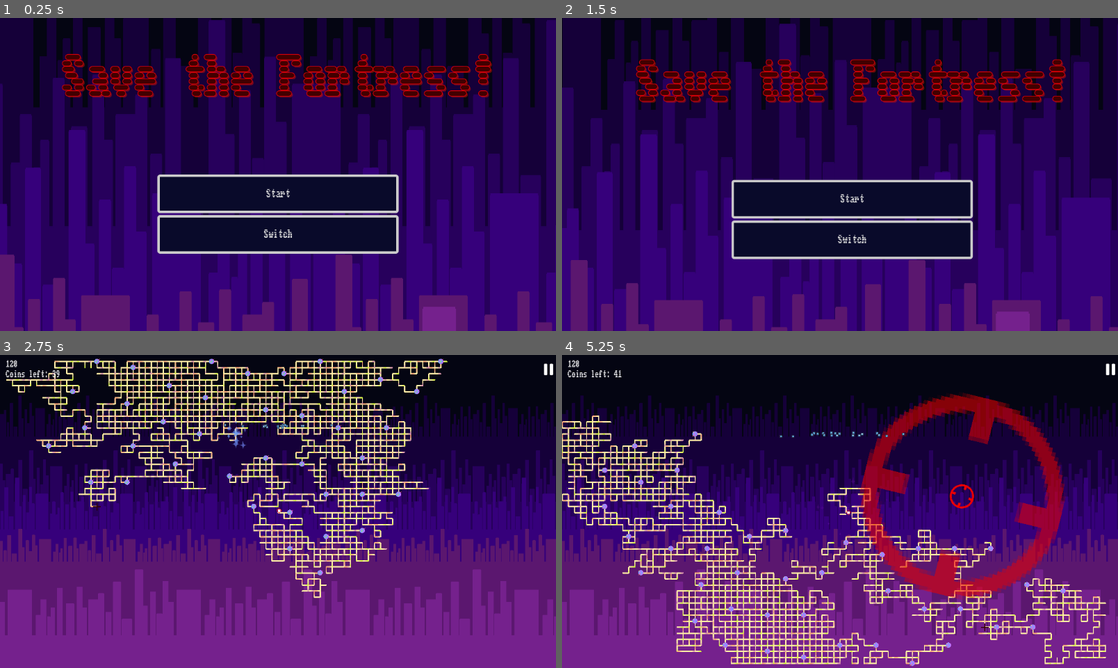
Above: before the commit, frames 1-4 (two rows, left to right).
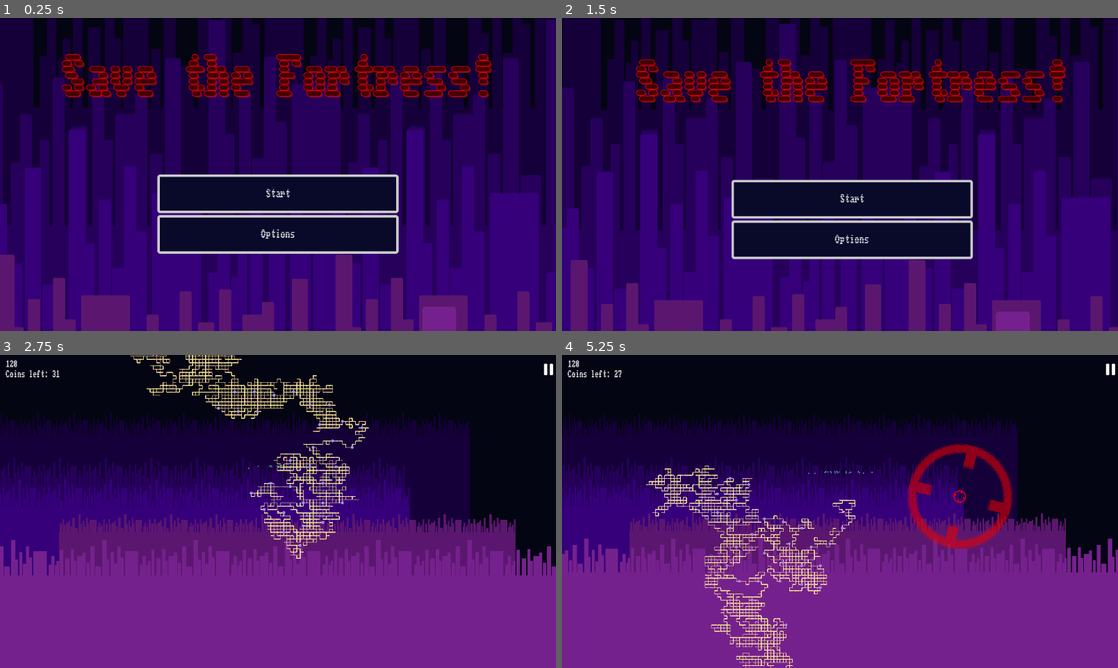
Above: after the commit, the same moments.

Repository: Kurooco/TwoDays
Game: Godot game, scene res://scenes/game_manager.tscn
Two runs of this game, one before a commit and one after it. Both use one fixed random seed, a clock stepped at 60 frames per second and the inputs below. The engine's default icon, where the game draws it, is replaced by a stand-in: a white triangle on a blue panel in a dark square.
Inputs (mouse positions are in pixels of both pictures, inside the frame that each line leads up to):
- Up to frame 1 (0.25 s): no input
- Up to frame 2 (1.5 s): click "Switch" (after the commit: "Options") at 0.5 s; click "Back" at 1.25 s
- Up to frame 3 (2.75 s): click "Start" at 2 s
- Up to frame 4 (5.25 s): click (1112, 370) at 2.75 s; click "Go to Main Menu" at 3.5 s; click "Start" at 4.25 s; tap Enter at 5 s; move the mouse to (962, 495) at 5.02 s; hold D (right) from 5.03 s (still down); click (962, 495) at 5.1 s

The runs differ from the first frame. In frame 1, 0.1% of the frame differs, in the area x 46-53%, y 67-71%; in frame 2, less than 0.1%; in frame 3, 46%; in frame 4, 48%, in the area x 0-100%, y 4-100%.

Commit message:
created audio menu

Diff:
--- /dev/null
+++ b/default_bus_layout.tres
@@ -0,0 +1,15 @@
+[gd_resource type="AudioBusLayout" format=3 uid="uid://csuuq80m8r2sp"]
+
+[resource]
+bus/1/name = &"music"
+bus/1/solo = false
+bus/1/mute = false
+bus/1/bypass_fx = false
+bus/1/volume_db = 0.0
+bus/1/send = &"Master"
+bus/2/name = &"sfx"
+bus/2/solo = false
+bus/2/mute = false
+bus/2/bypass_fx = false
+bus/2/volume_db = 0.0
+bus/2/send = &"Master"
--- a/project.godot
+++ b/project.godot
@@ -37,7 +37,7 @@
 }
 down={
 "deadzone": 0.5,
-"events": [Object(InputEventKey,"resource_local_to_scene":false,"resource_name":"","device":-1,"window_id":0,"alt_pressed":false,"shift_pressed":false,"ctrl_pressed":false,"meta_pressed":false,"pressed":false,"keycode":0,"physical_keycode":68,"key_label":0,"unicode":100,"echo":false,"script":null)
+"events": [Object(InputEventKey,"resource_local_to_scene":false,"resource_name":"","device":-1,"window_id":0,"alt_pressed":false,"shift_pressed":false,"ctrl_pressed":false,"meta_pressed":false,"pressed":false,"keycode":0,"physical_keycode":83,"key_label":0,"unicode":115,"echo":false,"script":null)
 , Object(InputEventKey,"resource_local_to_scene":false,"resource_name":"","device":-1,"window_id":0,"alt_pressed":false,"shift_pressed":false,"ctrl_pressed":false,"meta_pressed":false,"pressed":false,"keycode":0,"physical_keycode":4194322,"key_label":0,"unicode":0,"echo":false,"script":null)
 ]
 }
--- a/resources/button_theme.tres
+++ b/resources/button_theme.tres
@@ -1,7 +1,8 @@
-[gd_resource type="Theme" load_steps=4 format=3 uid="uid://dqbpmu56mfygv"]
+[gd_resource type="Theme" load_steps=7 format=3 uid="uid://dqbpmu56mfygv"]
 
 [ext_resource type="FontFile" uid="uid://m2cn4sx6v0gg" path="res://fonts/Workbench-Regular-VariableFont_BLED,SCAN.ttf" id="1_y5of6"]
 [ext_resource type="StyleBox" uid="uid://c4l6ghylabytv" path="res://resources/button_background.tres" id="2_bkc0s"]
+[ext_resource type="Texture2D" uid="uid://b3vpyal4pxgck" path="res://art/explosion.png" id="3_u65fk"]
 
 [sub_resource type="StyleBoxFlat" id="StyleBoxFlat_5jtfs"]
 bg_color = Color(0.035756, 0.0416729, 0.163822, 1)
@@ -17,8 +18,21 @@
 shadow_color = Color(1, 1, 1, 0.607843)
 shadow_size = 5
 
+[sub_resource type="StyleBoxFlat" id="StyleBoxFlat_bdkfl"]
+bg_color = Color(0.904088, 0.457365, 0.207962, 1)
+
+[sub_resource type="StyleBoxFlat" id="StyleBoxFlat_quu6s"]
+bg_color = Color(0.92745, 0.436293, 0.189874, 1)
+
 [resource]
 Button/font_sizes/font_size = 20
 Button/fonts/font = ExtResource("1_y5of6")
 Button/styles/hover = SubResource("StyleBoxFlat_5jtfs")
 Button/styles/normal = ExtResource("2_bkc0s")
+HSlider/constants/center_grabber = 50
+HSlider/icons/grabber = ExtResource("3_u65fk")
+HSlider/icons/grabber_highlight = ExtResource("3_u65fk")
+HSlider/styles/grabber_area = SubResource("StyleBoxFlat_bdkfl")
+HSlider/styles/grabber_area_highlight = SubResource("StyleBoxFlat_quu6s")
+Label/font_sizes/font_size = 20
+Label/fonts/font = ExtResource("1_y5of6")
--- /dev/null
+++ b/resources/menu_panel.tres
@@ -0,0 +1,8 @@
+[gd_resource type="StyleBoxFlat" format=3 uid="uid://ci6ctg8r625dj"]
+
+[resource]
+bg_color = Color(0, 0, 0, 0.823529)
+corner_radius_top_left = 20
+corner_radius_top_right = 20
+corner_radius_bottom_right = 20
+corner_radius_bottom_left = 20
--- a/scenes/coin.tscn
+++ b/scenes/coin.tscn
@@ -1,8 +1,9 @@
-[gd_scene load_steps=18 format=3 uid="uid://ceelw5x4xkrhp"]
+[gd_scene load_steps=19 format=3 uid="uid://ceelw5x4xkrhp"]
 
 [ext_resource type="Script" path="res://scripts/coin.gd" id="1_35rb2"]
 [ext_resource type="Texture2D" uid="uid://drecvgltrqi1s" path="res://art/box_animation.png" id="2_e0y0s"]
 [ext_resource type="Texture2D" uid="uid://xhydlo27cafe" path="res://art/white_sparkle.png" id="3_scsbf"]
+[ext_resource type="AudioStream" uid="uid://8xgwvxrctotc" path="res://sound/coin (1).wav" id="4_2rb5q"]
 
 [sub_resource type="RectangleShape2D" id="RectangleShape2D_t8ta5"]
 size = Vector2(78, 68)
@@ -127,6 +128,11 @@
 scale_amount_max = 4.0
 color_ramp = SubResource("Gradient_5hknc")
 
+[node name="AudioStreamPlayer2D" type="AudioStreamPlayer2D" parent="."]
+stream = ExtResource("4_2rb5q")
+volume_db = 12.0
+bus = &"sfx"
+
 [connection signal="body_entered" from="." to="." method="_on_body_entered"]
 [connection signal="tree_exiting" from="." to="." method="_on_tree_exiting"]
 [connection signal="hidden" from="AnimatedSprite2D" to="." method="_on_animated_sprite_2d_hidden"]
--- a/scenes/game_options_menu.tscn
+++ b/scenes/game_options_menu.tscn
@@ -1,12 +1,22 @@
-[gd_scene load_steps=3 format=3 uid="uid://jb72pdaf4dvy"]
+[gd_scene load_steps=4 format=3 uid="uid://jb72pdaf4dvy"]
 
 [ext_resource type="PackedScene" uid="uid://cq42jpp6r5j5q" path="res://scenes/option_menu.tscn" id="1_7po05"]
 [ext_resource type="PackedScene" uid="uid://dgli77mh004mr" path="res://scenes/switch_screen_button.tscn" id="2_5pbqo"]
+[ext_resource type="StyleBox" uid="uid://ci6ctg8r625dj" path="res://resources/menu_panel.tres" id="2_qfv3s"]
 
 [node name="Control" instance=ExtResource("1_7po05")]
+
+[node name="Panel" parent="." index="1"]
+theme_override_styles/panel = ExtResource("2_qfv3s")
 
 [node name="SwitchScreenButton" parent="Panel/VBoxContainer" index="0" instance=ExtResource("2_5pbqo")]
 layout_mode = 2
 text = "Go to Main Menu"
 scene = "res://scenes/menu.tscn"
 replacement_mode = 2
+
+[node name="SwitchScreenButton2" parent="Panel/VBoxContainer" index="1" instance=ExtResource("2_5pbqo")]
+layout_mode = 2
+text = "Adjust Volume"
+scene = "res://scenes/volume_menu.tscn"
+hide_previous_screen = true
--- a/scenes/lose_screen.gd
+++ b/scenes/lose_screen.gd
@@ -4,6 +4,7 @@
 
 # Called when the node enters the scene tree for the first time.
 func _ready():
+
 	$Panel.modulate.a = 0
 	$Panel.scale = Vector2()
 	tween = get_tree().create_tween()
--- a/scenes/lose_screen.tscn
+++ b/scenes/lose_screen.tscn
@@ -1,11 +1,9 @@
-[gd_scene load_steps=8 format=3 uid="uid://dne4cgfiubcvc"]
+[gd_scene load_steps=6 format=3 uid="uid://dne4cgfiubcvc"]
 
 [ext_resource type="Script" path="res://scenes/lose_screen.gd" id="1_bsdm0"]
 [ext_resource type="FontFile" uid="uid://m2cn4sx6v0gg" path="res://fonts/Workbench-Regular-VariableFont_BLED,SCAN.ttf" id="1_qb4aj"]
 [ext_resource type="PackedScene" uid="uid://dgli77mh004mr" path="res://scenes/switch_screen_button.tscn" id="2_b1as4"]
-[ext_resource type="PackedScene" uid="uid://dk1kchy4lstom" path="res://scenes/menu.tscn" id="3_dhwcu"]
 [ext_resource type="Script" path="res://scenes/retry_button.gd" id="4_7roee"]
-[ext_resource type="PackedScene" uid="uid://cbpbwbt3gb260" path="res://scenes/main.tscn" id="4_cm8ck"]
 
 [sub_resource type="StyleBoxFlat" id="StyleBoxFlat_y3281"]
 bg_color = Color(0.816588, 0, 0.0998015, 0.780392)
@@ -68,7 +66,7 @@
 size_flags_horizontal = 3
 text = "New Game
 "
-scene = ExtResource("4_cm8ck")
+scene = "res://scenes/main.tscn"
 replacement_mode = 2
 
 [node name="SwitchScreenButton" parent="Panel/HBoxContainer" instance=ExtResource("2_b1as4")]
@@ -76,5 +74,5 @@
 size_flags_horizontal = 3
 text = "Back to Menu
 "
-scene = ExtResource("3_dhwcu")
+scene = "res://scenes/menu.tscn"
 replacement_mode = 2
--- a/scenes/main.tscn
+++ b/scenes/main.tscn
@@ -183,12 +183,16 @@
 
 [node name="LoseSound" type="AudioStreamPlayer" parent="."]
 stream = ExtResource("15_7aunk")
+bus = &"music"
 
 [node name="WinSound" type="AudioStreamPlayer" parent="."]
 stream = ExtResource("16_a4j74")
+bus = &"music"
 
 [node name="MainSong" type="AudioStreamPlayer" parent="."]
 stream = ExtResource("17_mc3c1")
+autoplay = true
+bus = &"music"
 
 [connection signal="player_died" from="Player" to="." method="_on_player_player_died"]
 [connection signal="hidden" from="PanicSpawner" to="." method="_on_panic_spawner_hidden"]
--- a/scenes/menu.tscn
+++ b/scenes/menu.tscn
@@ -56,7 +56,9 @@
 [node name="SwitchScreenButton2" parent="VBoxContainer" instance=ExtResource("1_fju84")]
 custom_minimum_size = Vector2(0, 80)
 layout_mode = 2
-scene = "res://scenes/option_menu.tscn"
+text = "Options
+"
+scene = "res://scenes/menu_options_menu.tscn"
 hide_previous_screen = true
 
 [node name="ParallaxBackground" type="ParallaxBackground" parent="."]
@@ -126,3 +128,5 @@
 
 [node name="AudioStreamPlayer" type="AudioStreamPlayer" parent="."]
 stream = ExtResource("7_q4urr")
+autoplay = true
+bus = &"music"
--- /dev/null
+++ b/scenes/menu_options_menu.tscn
@@ -0,0 +1,16 @@
+[gd_scene load_steps=4 format=3 uid="uid://dpdduq6bch1l0"]
+
+[ext_resource type="PackedScene" uid="uid://cq42jpp6r5j5q" path="res://scenes/option_menu.tscn" id="1_jshic"]
+[ext_resource type="StyleBox" uid="uid://ci6ctg8r625dj" path="res://resources/menu_panel.tres" id="2_555u7"]
+[ext_resource type="PackedScene" uid="uid://dgli77mh004mr" path="res://scenes/switch_screen_button.tscn" id="2_r2e4w"]
+
+[node name="Control" instance=ExtResource("1_jshic")]
+
+[node name="Panel" parent="." index="1"]
+theme_override_styles/panel = ExtResource("2_555u7")
+
+[node name="SwitchScreenButton" parent="Panel/VBoxContainer" index="0" instance=ExtResource("2_r2e4w")]
+layout_mode = 2
+text = "Adjust Volume"
+scene = "res://scenes/volume_menu.tscn"
+hide_previous_screen = true
--- a/scenes/player.tscn
+++ b/scenes/player.tscn
@@ -31,6 +31,9 @@
 [node name="Sprite2D" type="Sprite2D" parent="CharacterBody2D/OnScreenRect"]
 texture = ExtResource("5_1u788")
 
+[node name="AudioListener2D" type="AudioListener2D" parent="CharacterBody2D"]
+current = true
+
 [node name="Camera2D" type="Camera2D" parent="."]
 zoom = Vector2(0.25, 0.25)
 limit_left = -2304
--- /dev/null
+++ b/scenes/volume_menu.tscn
@@ -0,0 +1,33 @@
+[gd_scene load_steps=5 format=3 uid="uid://d1fo017rjksgy"]
+
+[ext_resource type="PackedScene" uid="uid://cq42jpp6r5j5q" path="res://scenes/option_menu.tscn" id="1_ld4v1"]
+[ext_resource type="PackedScene" uid="uid://fgygdj5iosuc" path="res://scenes/volume_slider.tscn" id="2_c4n53"]
+[ext_resource type="Theme" uid="uid://dqbpmu56mfygv" path="res://resources/button_theme.tres" id="2_sob5w"]
+[ext_resource type="StyleBox" uid="uid://ci6ctg8r625dj" path="res://resources/menu_panel.tres" id="2_spde6"]
+
+[node name="Control" instance=ExtResource("1_ld4v1")]
+
+[node name="Panel" parent="." index="1"]
+theme_override_styles/panel = ExtResource("2_spde6")
+
+[node name="Label" type="Label" parent="Panel/VBoxContainer" index="0"]
+layout_mode = 2
+theme = ExtResource("2_sob5w")
+text = "Music Volume
+"
+
+[node name="HSlider" parent="Panel/VBoxContainer" index="1" instance=ExtResource("2_c4n53")]
+layout_mode = 2
+theme = ExtResource("2_sob5w")
+bus_name = "music"
+
+[node name="Label2" type="Label" parent="Panel/VBoxContainer" index="2"]
+layout_mode = 2
+theme = ExtResource("2_sob5w")
+text = "SFX Volume
+"
+
+[node name="HSlider2" parent="Panel/VBoxContainer" index="3" instance=ExtResource("2_c4n53")]
+layout_mode = 2
+theme = ExtResource("2_sob5w")
+bus_name = "sfx"
--- /dev/null
+++ b/scenes/volume_slider.tscn
@@ -0,0 +1,10 @@
+[gd_scene load_steps=2 format=3 uid="uid://fgygdj5iosuc"]
+
+[ext_resource type="Script" path="res://volume_slider.gd" id="1_rbptb"]
+
+[node name="HSlider" type="HSlider"]
+offset_right = 8.0
+offset_bottom = 16.0
+max_value = 1.0
+step = 0.001
+script = ExtResource("1_rbptb")
--- a/scenes/win_screen.tscn
+++ b/scenes/win_screen.tscn
@@ -1,10 +1,8 @@
-[gd_scene load_steps=7 format=3 uid="uid://dfueu34mftwxs"]
+[gd_scene load_steps=5 format=3 uid="uid://dfueu34mftwxs"]
 
 [ext_resource type="Script" path="res://scenes/lose_screen.gd" id="1_6pusc"]
 [ext_resource type="FontFile" uid="uid://m2cn4sx6v0gg" path="res://fonts/Workbench-Regular-VariableFont_BLED,SCAN.ttf" id="1_32iou"]
 [ext_resource type="PackedScene" uid="uid://dgli77mh004mr" path="res://scenes/switch_screen_button.tscn" id="2_wdlkv"]
-[ext_resource type="PackedScene" uid="uid://dk1kchy4lstom" path="res://scenes/menu.tscn" id="3_xybes"]
-[ext_resource type="PackedScene" uid="uid://cbpbwbt3gb260" path="res://scenes/main.tscn" id="4_sai3g"]
 
 [sub_resource type="StyleBoxFlat" id="StyleBoxFlat_2xlcc"]
 bg_color = Color(0.708881, 0.00033499, 0.697108, 0.780392)
@@ -55,18 +53,18 @@
 grow_vertical = 0
 alignment = 2
 
+[node name="SwitchScreenButton2" parent="Panel/HBoxContainer" instance=ExtResource("2_wdlkv")]
+layout_mode = 2
+size_flags_horizontal = 3
+text = "New Game
+"
+scene = "res://scenes/main.tscn"
+replacement_mode = 2
+
 [node name="SwitchScreenButton" parent="Panel/HBoxContainer" instance=ExtResource("2_wdlkv")]
 layout_mode = 2
 size_flags_horizontal = 3
 text = "Back to Menu
 "
-scene = ExtResource("3_xybes")
+scene = "res://scenes/menu.tscn"
 replacement_mode = 2
-
-[node name="SwitchScreenButton2" parent="Panel/HBoxContainer" instance=ExtResource("2_wdlkv")]
-layout_mode = 2
-size_flags_horizontal = 3
-text = "New Game
-"
-scene = ExtResource("4_sai3g")
-replacement_mode = 2
--- a/scripts/autoload.gd
+++ b/scripts/autoload.gd
@@ -1,7 +1,7 @@
 extends Node
 
 var coins = 0
-var border = Vector2(1152, 648)
+var border = Vector2(2304, 1296)#Vector2(1152, 648)
 var game_manager = null
 var retrying = false
 var prev_builder = null
--- a/scripts/builder.gd
+++ b/scripts/builder.gd
@@ -121,12 +121,14 @@
 
 func _on_timer_timeout():
 	if(target_position != null && randi()%3 != -1):
-		if(abs(target_position.x - global_position.x) > abs(target_position.y - global_position.y)):
+		if(abs(target_position.x - global_position.x) > abs(target_position.y - global_position.y) || already_placed_verticle):
+			already_placed_verticle = false
 			if(target_position.x - global_position.x < 0):
 				move_and_place(3)
 			else:
 				move_and_place(1)
 		else:
+			already_placed_verticle = true
 			if(target_position.y - global_position.y < 0):
 				move_and_place(0)
 			else:
--- a/scripts/coin.gd
+++ b/scripts/coin.gd
@@ -25,5 +25,6 @@
 
 func _on_animated_sprite_2d_hidden():
 	$CPUParticles2D.emitting = true
+	$AudioStreamPlayer2D.play()
 	if(!Autoload.retrying):
 		$"/root/Autoload".coins -= 1
--- a/scripts/main.gd
+++ b/scripts/main.gd
@@ -17,6 +17,7 @@
 		Autoload.game_manager.add_scene_to_stack(load("res://scenes/win_screen.tscn"), false)
 		$WinSound.play()
 		$MainSong.stop()
+		$CanvasLayer/Pause.hide()
 		set_process(false)
 
 
@@ -29,6 +30,7 @@
 		print_debug("died")
 		$LoseSound.play()
 		$MainSong.stop()
+		$CanvasLayer/Pause.hide()
 		Autoload.game_manager.add_scene_to_stack(load("res://scenes/lose_screen.tscn"), false)
 
 
--- /dev/null
+++ b/volume_slider.gd
@@ -0,0 +1,20 @@
+extends HSlider
+
+@export var bus_name: String
+
+var bus_index: int
+
+# Called when the node enters the scene tree for the first time.
+func _ready():
+	bus_index = AudioServer.get_bus_index(bus_name)
+	value_changed.connect(_on_value_changed)
+
+	value = db_to_linear(
+		AudioServer.get_bus_volume_db(bus_index)
+	)
+
+func _on_value_changed(value: float) -> void:
+	AudioServer.set_bus_volume_db(
+		bus_index,
+		linear_to_db(value)
+	)
